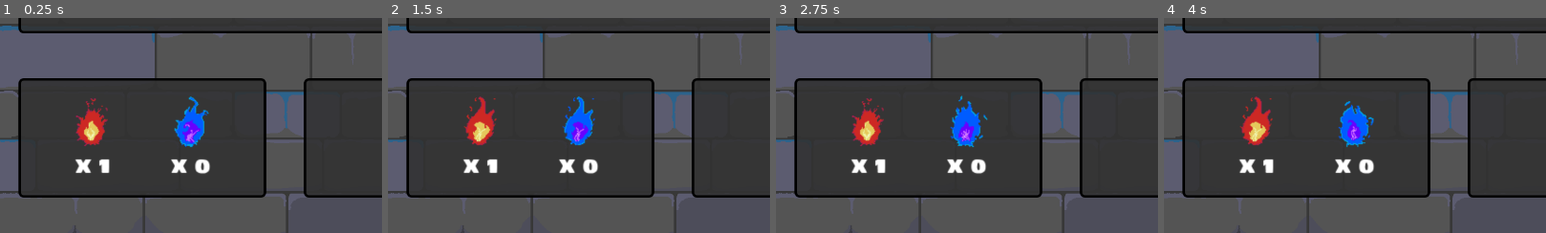
Above: before the commit, frames 1-4 (left to right).
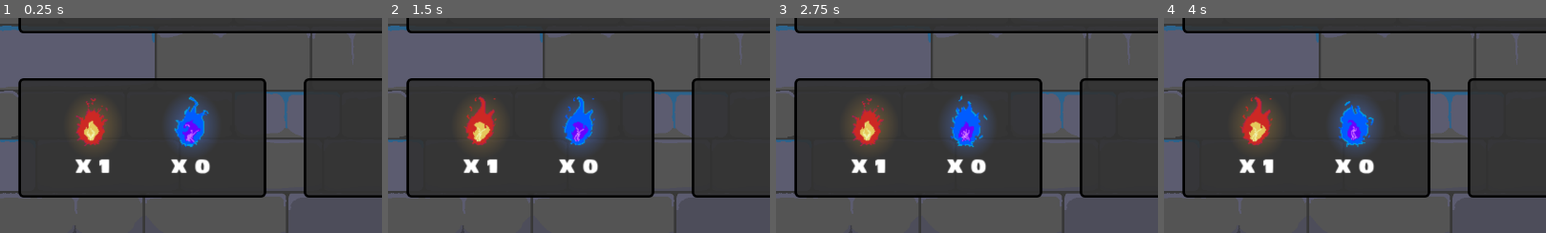
Above: after the commit, the same moments.

Repository: Nono-M/GodotWildJam_83
Game: Godot game, scene res://main.tscn
Same seed, same stepped clock (60 frames per second), same inputs: the game is played once before the commit and once after it.
Inputs (mouse positions are % of the whole screen's width and height, from its top left):
- Up to frame 1 (0.25 s): no input
- Up to frame 2 (1.5 s): move the mouse to (72, 45) at 0.52 s; click (72, 45) at 0.67 s; click "Reset Round" at 1.25 s
- Up to frame 3 (2.75 s): click "Help" at 2 s
- Up to frame 4 (4 s): drag from (30, 55) to (11, 30) at 2.77 s; move the mouse to (60, 28) at 3.52 s; click (60, 28) at 3.67 s
The pictures show only the part of the screen within x 0-50%, y 47-97%; the shares and areas given below are measured in that part.

The runs differ from the first frame. In frame 1, 1.9% of the frame differs, in the area x 19-57%, y 38-63%; in frame 2, 1.8%; in frame 3, 1.8%; in frame 4, 1.8%.

Commit message:
Lighting effect on the flames

Diff:
--- a/flame.tscn
+++ b/flame.tscn
@@ -8,7 +8,17 @@
 font = ExtResource("2_onhsf")
 font_size = 25
 
+[sub_resource type="Gradient" id="Gradient_4dnx5"]
+offsets = PackedFloat32Array(0, 0.348525, 0.758713)
+colors = PackedColorArray(1, 1, 1, 1, 0.519435, 0.519435, 0.519435, 1, 0, 0, 0, 1)
+
+[sub_resource type="GradientTexture2D" id="GradientTexture2D_pdh5m"]
+gradient = SubResource("Gradient_4dnx5")
+fill = 1
+fill_from = Vector2(0.529915, 0.447293)
+
 [node name="Flame" type="AnimatedSprite2D"]
+light_mask = 2
 scale = Vector2(1.5, 1.5)
 sprite_frames = ExtResource("1_cijvv")
 autoplay = "default"
@@ -25,3 +35,10 @@
 label_settings = SubResource("LabelSettings_weku2")
 horizontal_alignment = 1
 vertical_alignment = 1
+
+[node name="Light" type="PointLight2D" parent="."]
+position = Vector2(-2, 8.08334)
+scale = Vector2(1.09896, 1.23177)
+color = Color(0.642462, 0.41725, 0.0156542, 1)
+energy = 2.0
+texture = SubResource("GradientTexture2D_pdh5m")
--- a/scripts/flames.gd
+++ b/scripts/flames.gd
@@ -7,6 +7,13 @@
 var _duplicated_flame : AnimatedSprite2D
 var mouse_offset:Vector2
 var delay:int = 3
+
+func _ready():
+	match flame_color :
+		"red":
+			$Light.color = Color("a46a04")
+		"blue":
+			$Light.color = Color("2868ff")
 
 # Called every frame. 'delta' is the elapsed time since the previous frame.
 func _physics_process(delta):
@@ -51,7 +58,8 @@
 	if (number_flames > 0 and not Global.letter_lit) or (Global.letter_lit and node.letter_flame):
 		var duplicated_flame = node.duplicate()
 		for child in duplicated_flame.get_children():
-			child.queue_free()
+			if child.is_class("Label"):
+				child.queue_free()
 		var area2d = Area2D.new()
 		var collisionshape2D = CollisionShape2D.new()
 		var rectangleshape2D = RectangleShape2D.new()
Not shown: 1 places in flame.tscn that only renumber resources
